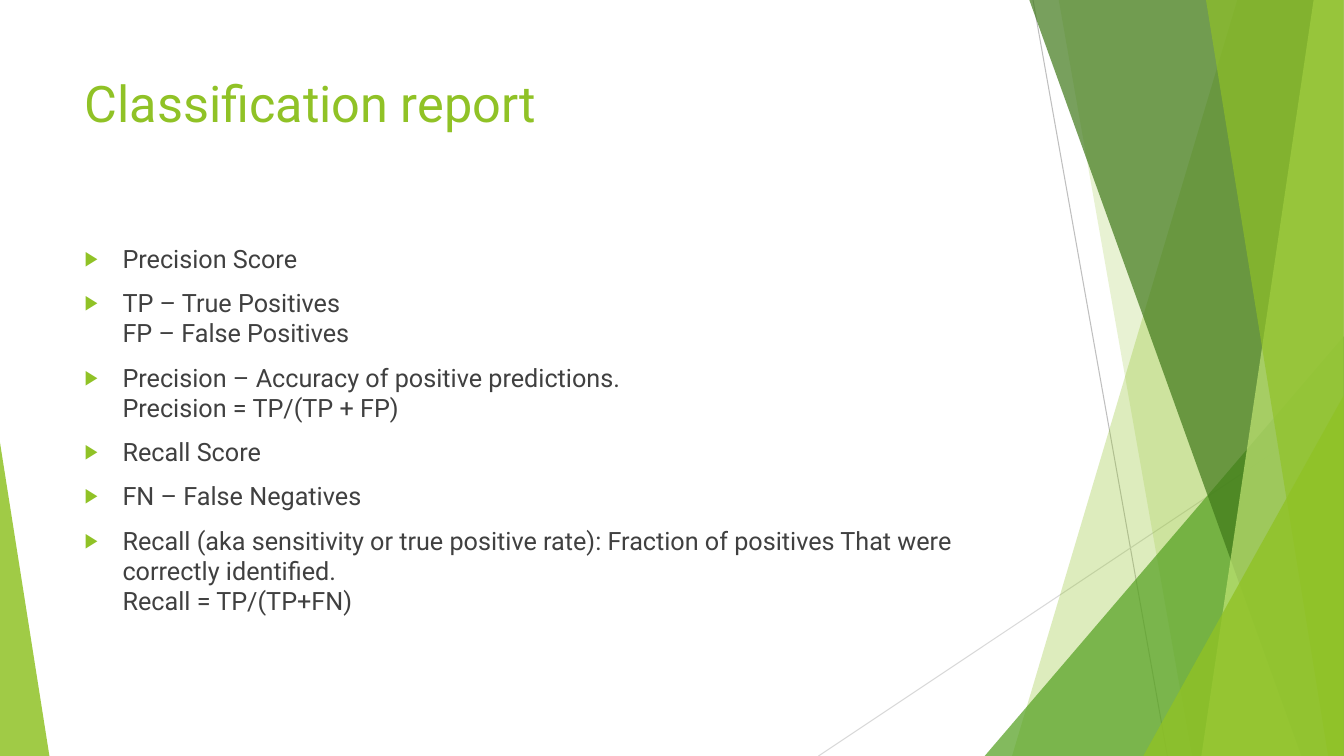
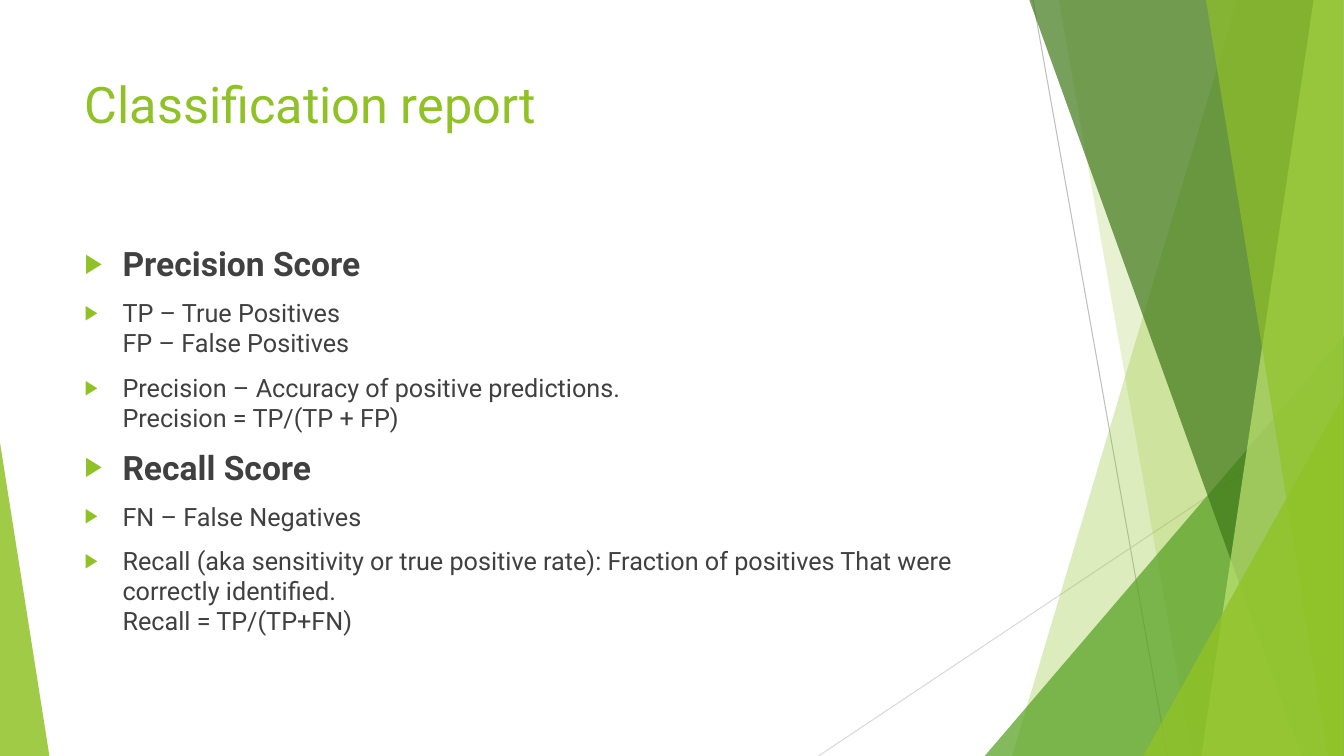
Before and after one commit to behlvaibhav/Sentiment_Analysis, a slide deck: slide 6 of ppt.pptx. Drawn at 1344x756 pixels with LibreOffice and Linux fonts; fonts in the diff are those of the drawing. Boxes give left, top, right and bottom in pixels: in the first picture for what was removed or moved away, otherwise in the second. Text is boxed around its words. In the diff, an @@ line names an element or a change of style, - is before the commit and + after.

```diff
--- a/ppt.pptx
+++ b/ppt.pptx
@@ text at bbox=[123, 251, 360, 481]: size 18 to 24 pt, bold on in "Precision Score", "Recall Score" @@
```
Also in this commit, not shown: 1 other slide changed, 1 other file.
